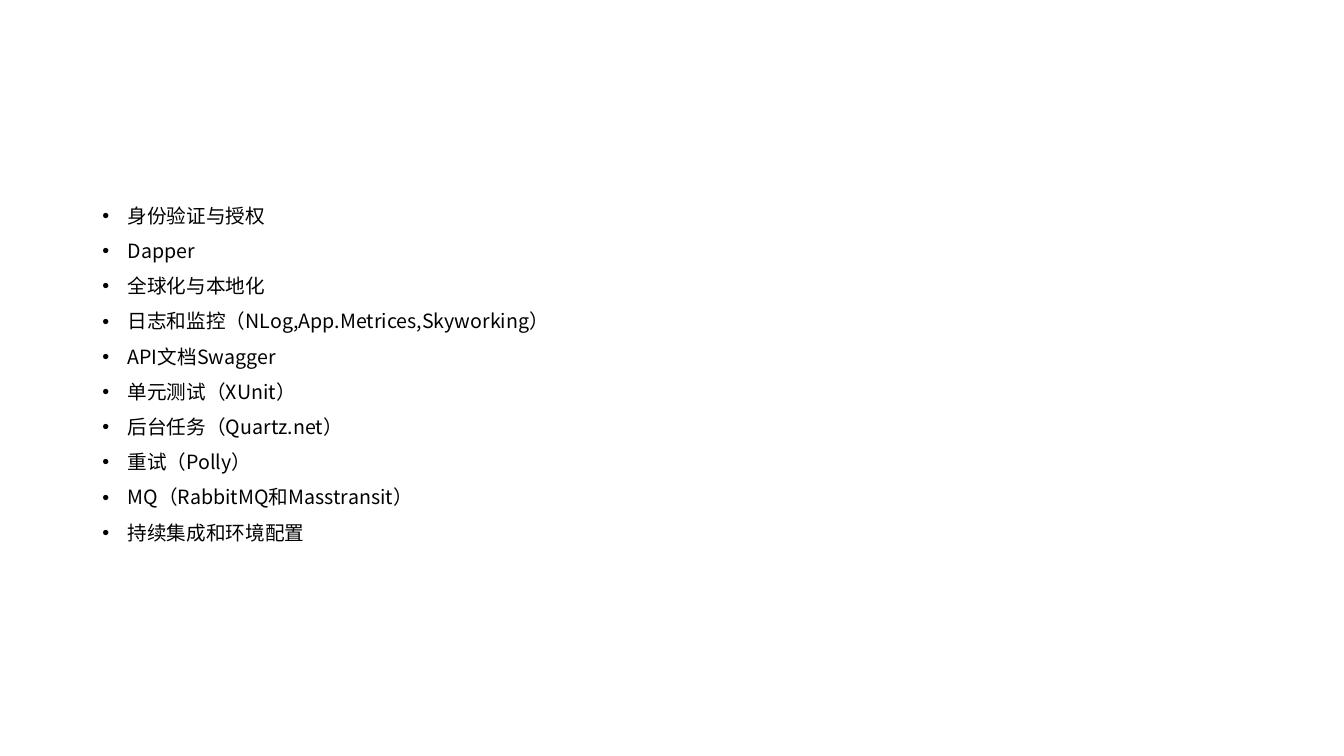
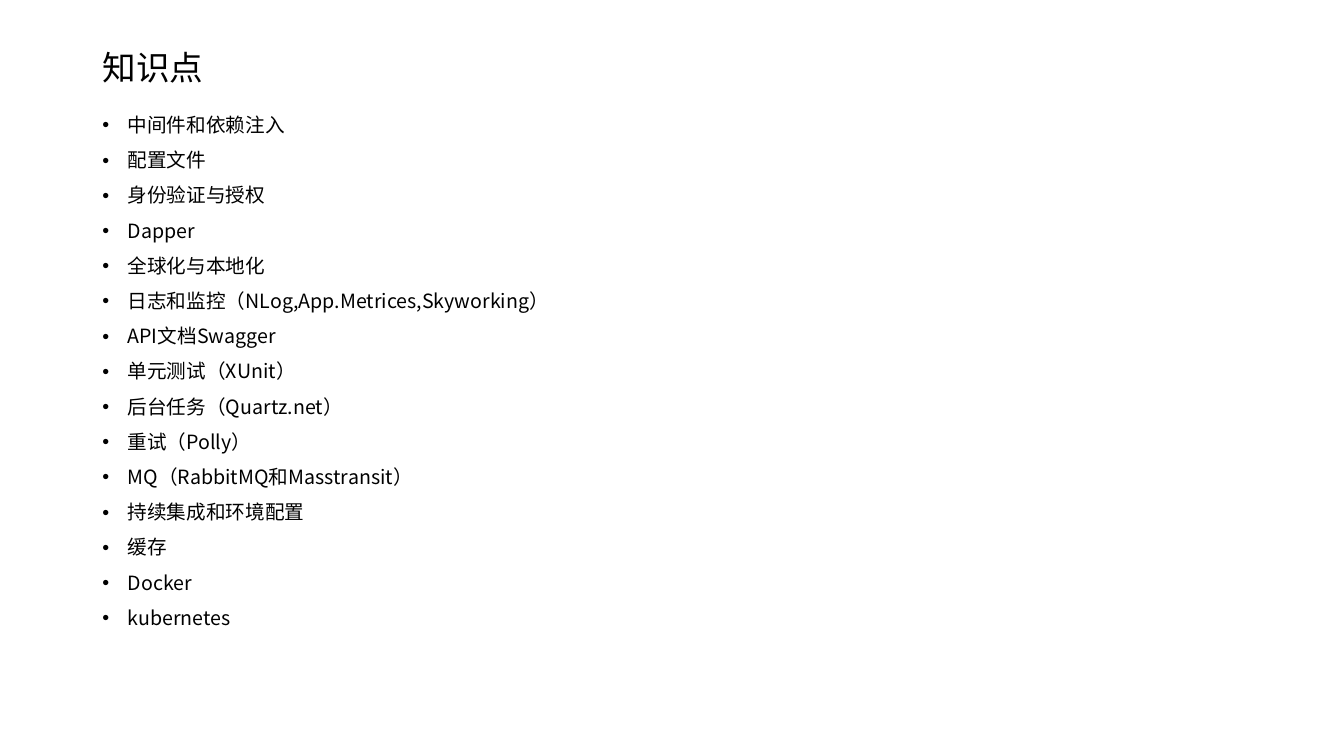
Before and after one commit to axzxs2001/aspnetcore5.0, a slide deck: slide 2 of aspnetcore3.0course/docs/aspnetcore3.0course.pptx. Drawn at 1344x756 pixels with LibreOffice and Linux fonts; fonts in the diff are those of the drawing. Boxes give left, top, right and bottom in pixels: in the first picture for what was removed or moved away, otherwise in the second. Text is boxed around its words. In the diff, an @@ line names an element or a change of style, - is before the commit and + after.

Commit message:
注入和中间件案例

```diff
--- a/aspnetcore3.0course/docs/aspnetcore3.0course.pptx
+++ b/aspnetcore3.0course/docs/aspnetcore3.0course.pptx
@@ title added at (102,51,203,83), 24 pt, text #000000 @@
+知识点
@@ text "中间件和依赖注入": place and size @@
-text "中间件和依赖注入" at (128,206,550,542)
+text "中间件和依赖注入" at (128,115,550,626)
@@ text at (128,115,285,169): paragraphs added @@
+• 中间件和依赖注入
+• 配置文件
@@ text at (128,537,231,626): paragraphs added @@
+• 缓存
+• Docker
+• kubernetes
```
Also in this commit, not shown: 12 other files.
